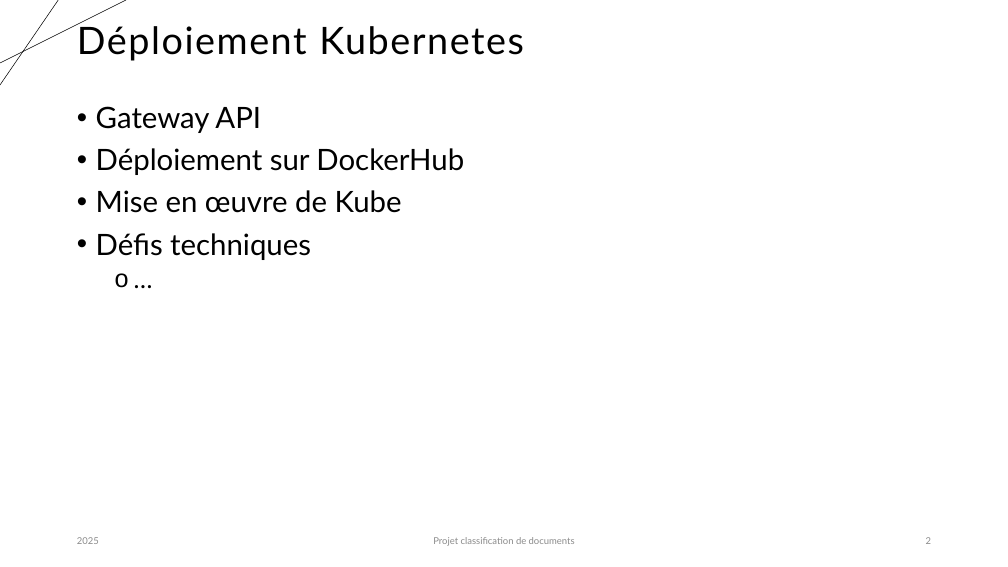
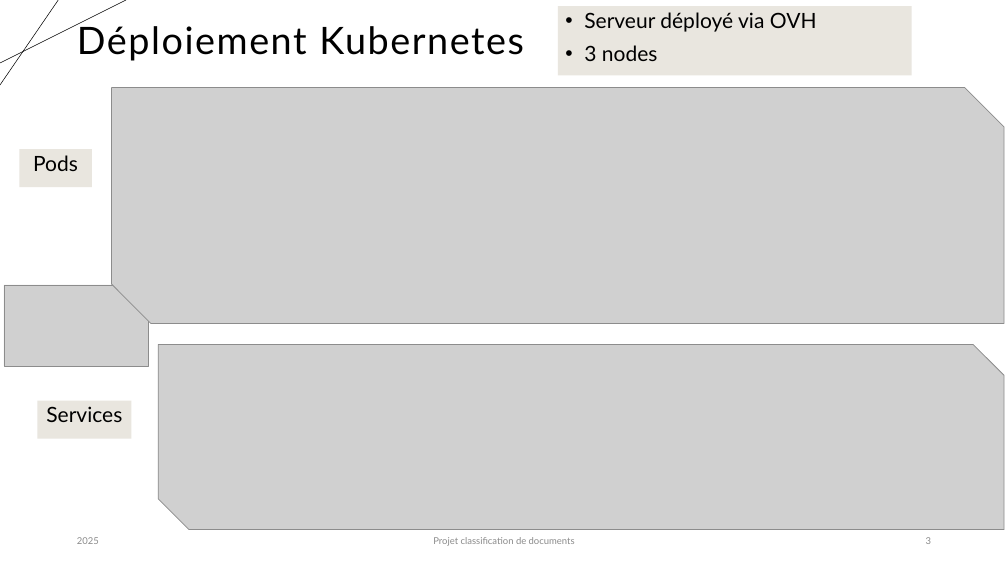
Before and after one commit to karned-formation/SEP24-MLOPS-SAKE, a slide deck: slide 3 of report/Projet_classification_MLOps_Partie4_Killian.pptx (slide 2 before the commit). Drawn at 1008x567 pixels with LibreOffice and Linux fonts; fonts in the diff are those of the drawing; grey boxes stand for pictures. Boxes give left, top, right and bottom in pixels: in the first picture for what was removed or moved away, otherwise in the second. Text is boxed around its words. In the diff, an @@ line names an element or a change of style, - is before the commit and + after.

```diff
--- a/report/Projet_classification_MLOps_Partie4_Killian.pptx
+++ b/report/Projet_classification_MLOps_Partie4_Killian.pptx
@@ text added at bbox=[558, 6, 912, 76], fill #E9E6DF, 20 pt, text #000000 @@
+• Serveur déployé via OVH
+• 3 nodes
@@ picture added at bbox=[112, 88, 1004, 324] @@
@@ text removed at bbox=[96, 106, 464, 260] @@
-• Gateway API
-• Déploiement sur DockerHub
-• Mise en œuvre de Kube
-• Défis techniques
-  o …
@@ rectangle added at bbox=[20, 149, 92, 187], fill #E9E6DF, 20 pt, text #000000 @@
+Pods
@@ picture added at bbox=[4, 285, 148, 366] @@
@@ picture added at bbox=[158, 345, 1004, 530] @@
@@ rectangle added at bbox=[37, 401, 131, 439], fill #E9E6DF, 20 pt, text #000000 @@
+Services
```
Also in this commit, not shown: 1 other slide changed, 3 slides added, 1 slide removed.
